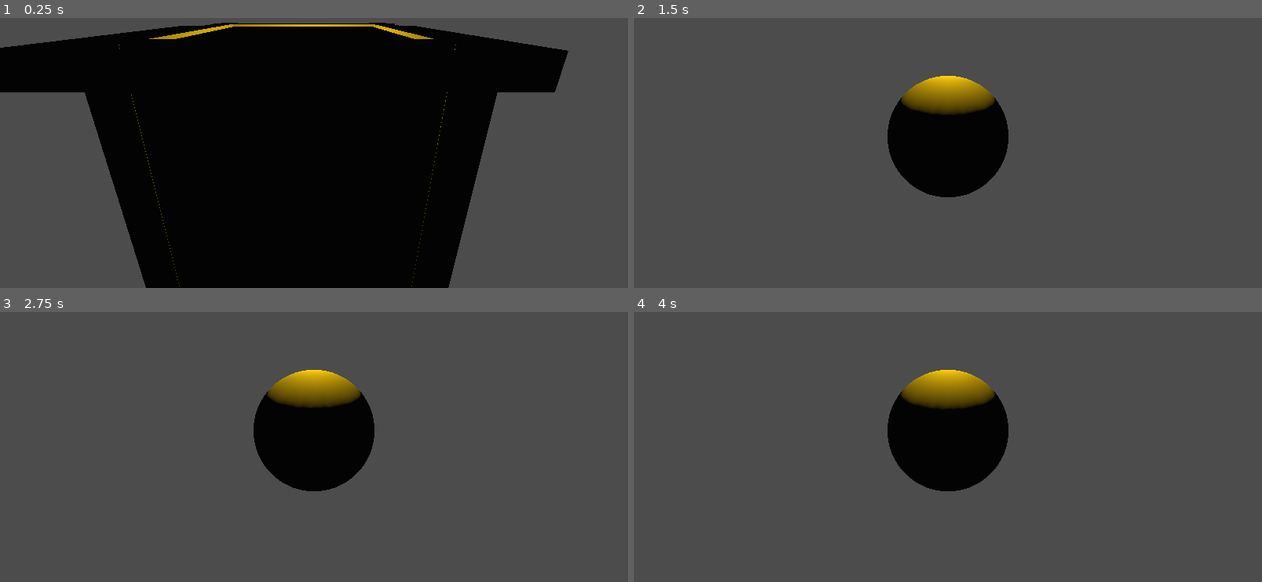
Above: before the commit, frames 1-4 (two rows, left to right).
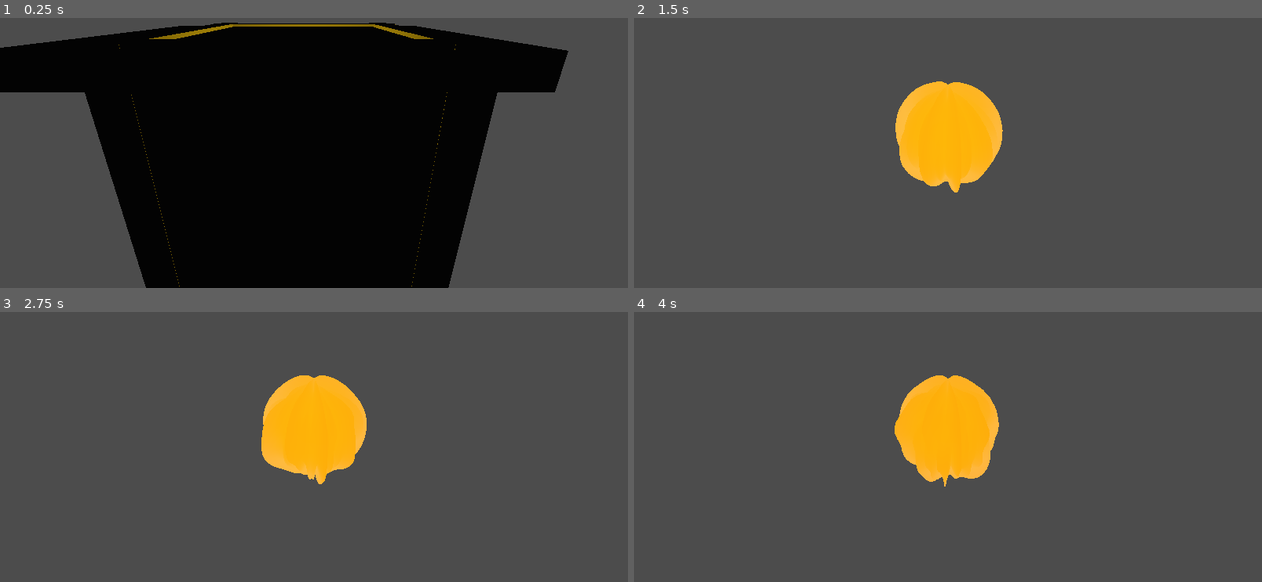
Above: after the commit, the same moments.

Repository: TheCubeOfFire/GGJ2022-Codename-OmeletteDuFromage
Game: Godot game, scene res://assets/developers/asterius/asterius_test_map.tscn
Two runs of this game, one before a commit and one after it. Both use one fixed random seed, a clock stepped at 60 frames per second and the inputs below. This scene is started directly instead of the project's main scene.
Inputs (mouse positions are in pixels of both pictures, inside the frame that each line leads up to):
- Up to frame 1 (0.25 s): no input
- Up to frame 2 (1.5 s): tap Enter at 0.5 s; move the mouse to (979, 104) at 0.52 s; click (979, 104) at 0.6 s; move the mouse to (916, 107) at 1.27 s; click (916, 107) at 1.35 s
- Up to frame 3 (2.75 s): move the mouse to (326, 393) at 2.02 s; click (326, 393) at 2.1 s
- Up to frame 4 (4 s): move the mouse to (941, 403) at 2.77 s; click (941, 403) at 2.85 s; move the mouse to (991, 403) at 3.52 s; click (991, 403) at 3.6 s

The runs differ from the first frame. In frame 1, 0.5% of the frame differs, in the area x 18-73%, y 2-100%; in frame 2, 6.8%, in the area x 40-60%, y 21-67%; in frame 3, 6.8%; in frame 4, 6.8%.

Commit message:
Player now user the right player mesh

Diff:
--- a/assets/player/player.tscn
+++ b/assets/player/player.tscn
@@ -1,20 +1,15 @@
-[gd_scene load_steps=6 format=2]
+[gd_scene load_steps=5 format=2]
 
 [ext_resource path="res://assets/player/player.gd" type="Script" id=1]
 [ext_resource path="res://assets/player/player_light.tscn" type="PackedScene" id=2]
-
-[sub_resource type="SphereMesh" id=4]
-
-[sub_resource type="SpatialMaterial" id=5]
+[ext_resource path="res://assets/player/player_mesh.tscn" type="PackedScene" id=3]
 
 [sub_resource type="SphereShape" id=6]
 
 [node name="Player" type="KinematicBody"]
 script = ExtResource( 1 )
 
-[node name="MeshInstance" type="MeshInstance" parent="."]
-mesh = SubResource( 4 )
-material/0 = SubResource( 5 )
+[node name="blobRigidBody" parent="." instance=ExtResource( 3 )]
 
 [node name="CollisionShape" type="CollisionShape" parent="."]
 shape = SubResource( 6 )
@@ -25,4 +20,4 @@
 transform = Transform( 1, 0, 0, 0, 0.939693, 0.34202, 0, -0.34202, 0.939693, 0, 2, 4 )
 
 [node name="PlayerLight" parent="." instance=ExtResource( 2 )]
-transform = Transform( 1, 0, 0, 0, 1, 0, 0, 0, 1, 0, 1.50749, 0 )
+transform = Transform( 1, 0, 0, 0, 1, 0, 0, 0, 1, -0.0347508, 0.0409084, -0.0473249 )
